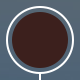
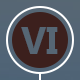
Comparing the layer stacks of the two 80x80 images. Changes:
added layer "VI" in group "Phototype button" over [21, 27, 58, 54]
